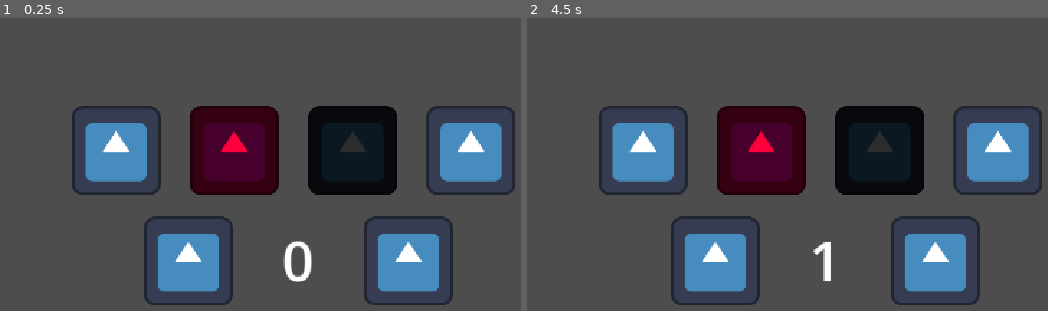
Above: before the commit, frames 1-2 (left to right).
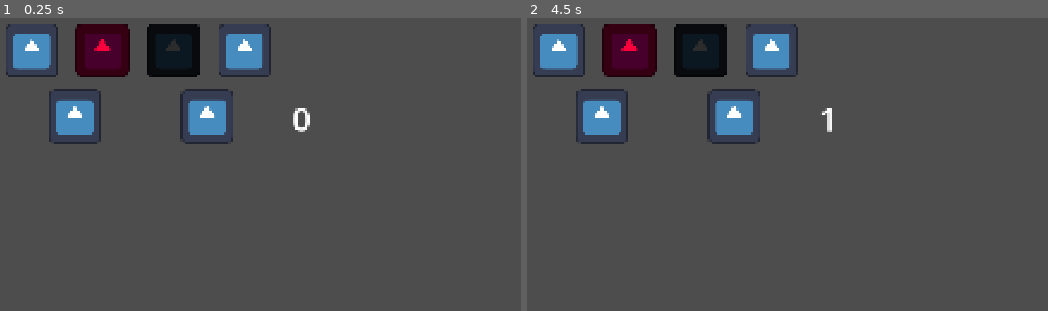
Above: after the commit, the same moments.

Repository: DapperCoat/The-Very-Serious-Game-Jam---Team-Bitato
Game: Godot game, scene res://Scenes/bet_manager.tscn
Same seed, same stepped clock (60 frames per second), same inputs: the game is played once before the commit and once after it. This scene is started directly instead of the project's main scene. The engine's default icon, where the game draws it, is replaced by a stand-in: a white triangle on a blue panel in a dark square.
Inputs (mouse positions are in pixels of both pictures, inside the frame that each line leads up to; where the layout moved, square brackets give the same spot in the first picture):
- Up to frame 1 (0.25 s): no input
- Up to frame 2 (4.5 s): click (558, 50) [641, 149] at 0.5 s; click (631, 50) [761, 149] at 1.25 s; click (698, 50) [881, 149] at 2 s; click (771, 50) [995, 149] at 2.75 s; click (599, 117) [714, 261] at 3.5 s; click (735, 117) [933, 261] at 4.25 s

The runs differ from the first frame. In frame 1, 30% of the frame differs, in the area x 1-99%, y 2-98%; in frame 2, 30%.
Error before the commit: Invalid access to property or key 'chips_bet' on a base object of type 'Nil'. (res://Scripts/bet_manager.gd:29)
Error after the commit: Invalid access to property or key 'chips_bet' on a base object of type 'Nil'. (res://Scripts/bet_manager.gd:31)

Commit message:
Set up game scene

Diff:
--- a/Scenes/bet_manager.tscn
+++ b/Scenes/bet_manager.tscn
@@ -19,14 +19,13 @@
 [node name="BetDisplay" type="Label" parent="." unique_id=235305230]
 layout_mode = 1
 anchors_preset = -1
-anchor_left = 0.41700003
-anchor_top = 0.71500003
-anchor_right = 0.564
-anchor_bottom = 0.89400005
-offset_left = 0.6159668
-offset_top = -0.32000732
-offset_right = 1.2719727
-offset_bottom = -0.31201172
+anchor_top = 0.012
+anchor_right = 1.0
+anchor_bottom = 0.98800004
+offset_left = 488.0
+offset_top = 456.224
+offset_right = -504.0
+offset_bottom = -56.224
 text = "0"
 label_settings = SubResource("LabelSettings_rubdl")
 horizontal_alignment = 1
--- /dev/null
+++ b/Scenes/game_scene.tscn
@@ -0,0 +1,27 @@
+[gd_scene format=3 uid="uid://wxpfijodrk57"]
+
+[ext_resource type="PackedScene" uid="uid://cto4atnay10pd" path="res://Scenes/bet_manager.tscn" id="1_6h5vk"]
+[ext_resource type="PackedScene" uid="uid://d3itjlv44ewb2" path="res://Scenes/chip_manager.tscn" id="2_fiftr"]
+[ext_resource type="PackedScene" uid="uid://dmap0kqdnl13c" path="res://Scenes/rouletteWheel.tscn" id="3_1ixah"]
+
+[node name="GameScene" type="Node2D" unique_id=135266820]
+
+[node name="Camera2D" type="Camera2D" parent="." unique_id=1149891547]
+position = Vector2(0, 168)
+
+[node name="Roulette Wheel" parent="." unique_id=540705528 instance=ExtResource("3_1ixah")]
+
+[node name="BetManager" parent="." unique_id=2033652603 node_paths=PackedStringArray("chip_manager", "roulette_wheel") instance=ExtResource("1_6h5vk")]
+anchors_preset = 0
+anchor_right = 0.0
+anchor_bottom = 0.0
+offset_left = -560.0
+offset_top = 16.0
+offset_right = -560.0
+offset_bottom = 16.0
+grow_horizontal = 1
+grow_vertical = 1
+chip_manager = NodePath("../ChipManager")
+roulette_wheel = NodePath("../Roulette Wheel")
+
+[node name="ChipManager" parent="." unique_id=718549349 instance=ExtResource("2_fiftr")]
--- a/Scripts/bet_manager.gd
+++ b/Scripts/bet_manager.gd
@@ -1,6 +1,7 @@
 extends Control
 # Reference to chip_manager
 @export var chip_manager: Node
+@export var roulette_wheel: Node2D
 @onready var bet_display = $BetDisplay
 @onready var button_cont = $ButtonCont
 # String is just a placeholder, will have to see how it interacts with wheel & other systems
@@ -20,6 +21,7 @@
 #used for quickly changing if buttons are enabled the bet state
 func _set_button_disable(is_disabled: bool, new_bet_state: String) -> void:
 	bet_state = new_bet_state
+	print(bet_state)
 	for child in button_cont.get_children():
 		child.disabled = is_disabled
 
--- a/project.godot
+++ b/project.godot
@@ -17,6 +17,8 @@
 
 [display]
 
+window/size/viewport_width=1920
+window/size/viewport_height=1080
 window/stretch/mode="canvas_items"
 window/stretch/aspect="expand"
 
